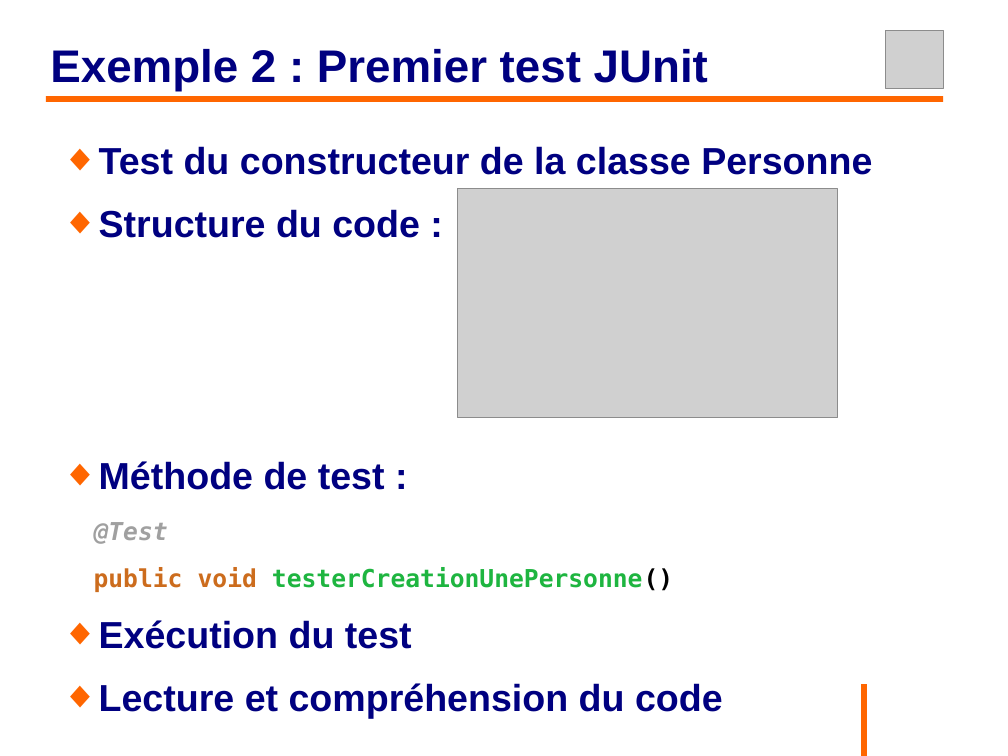
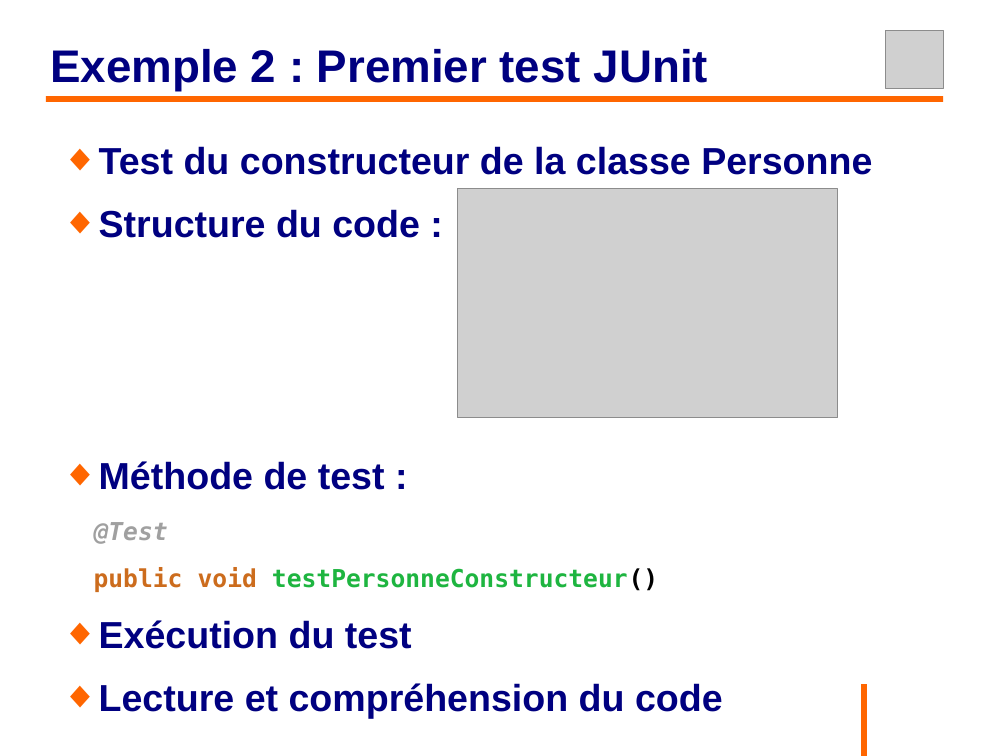
Before and after one commit to philphils/tests-unitaires-et-moins-unitaires, a slide deck: slide 22 of tests-unitaires-cours/nouveauDiapo/diapo_tests_unitaires.odp. Drawn at 1008x756 pixels with LibreOffice and Linux fonts; fonts in the diff are those of the drawing; grey boxes stand for pictures; background and template pictures are left out. Boxes give left, top, right and bottom in pixels: in the first picture for what was removed or moved away, otherwise in the second. Text is boxed around its words. In the diff, an @@ line names an element or a change of style, - is before the commit and + after.

```diff
--- a/tests-unitaires-cours/nouveauDiapo/diapo_tests_unitaires.odp
+++ b/tests-unitaires-cours/nouveauDiapo/diapo_tests_unitaires.odp
@@ text at [94, 567, 658, 592]: text changed @@
-public void testerCreationUnePersonne()
+public void testPersonneConstructeur()
```
Also in this commit, not shown: 2 other slides changed.
